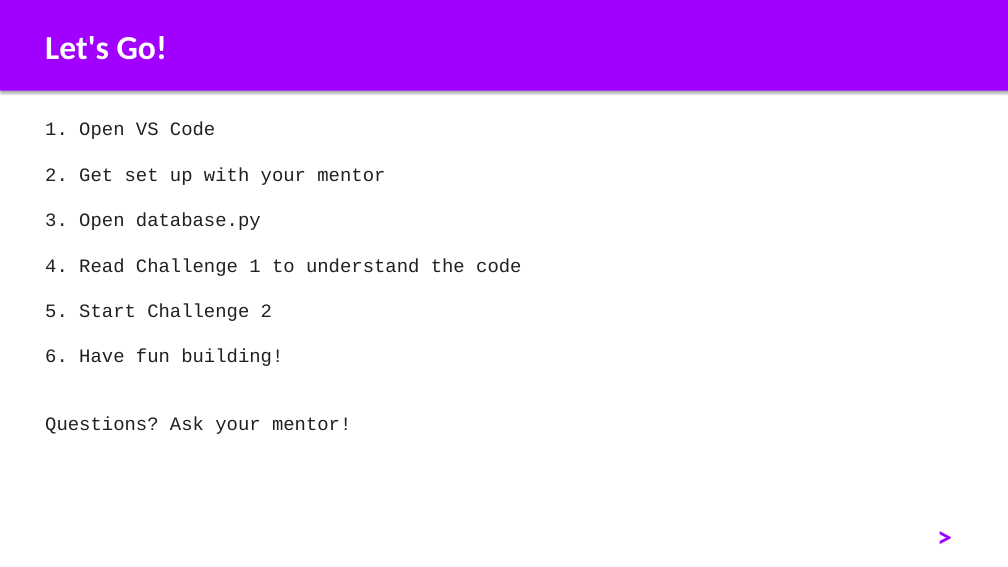
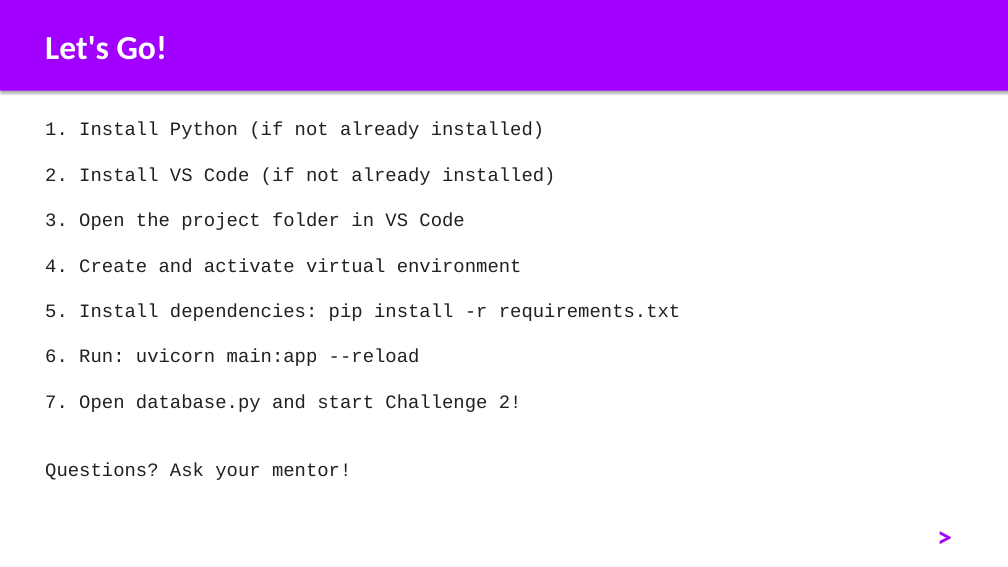
Before and after one commit to al-kaisi92/workshop, a slide deck: slide 31 of slides/workshop-slides.pptx (slide 26 before the commit). Drawn at 1008x567 pixels with LibreOffice and Linux fonts; fonts in the diff are those of the drawing. Boxes give left, top, right and bottom in pixels: in the first picture for what was removed or moved away, otherwise in the second. Text is boxed around its words. In the diff, an @@ line names an element or a change of style, - is before the commit and + after.

```diff
--- a/slides/workshop-slides.pptx
+++ b/slides/workshop-slides.pptx
@@ text at box(45, 122, 680, 480): text changed @@
-1. Open VS Code
-2. Get set up with your mentor
-3. Open database.py
-4. Read Challenge 1 to understand the code
-5. Start Challenge 2
-6. Have fun building!
-Questions? Ask your mentor!
+1. Install Python (if not already installed)
+2. Install VS Code (if not already installed)
+3. Open the project folder in VS Code
+4. Create and activate virtual environment
+5. Install dependencies: pip install -r requirements.txt
+6. Run: uvicorn main:app --reload
+7. Open database.py and start Challenge 2!
+Questions? Ask your mentor!
```
Also in this commit, not shown: 2 other slides changed, 5 slides added, 2 other files.
